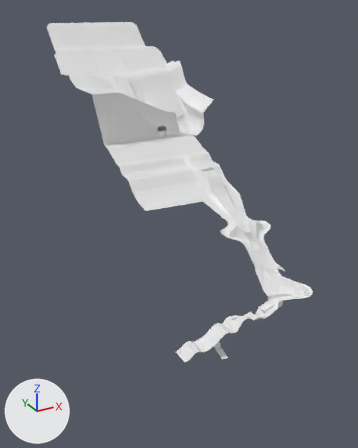
The FBX model Assets/Models/Environments/TrueLevel1/L1_v01.fbx as it was, and as the next commit left it.
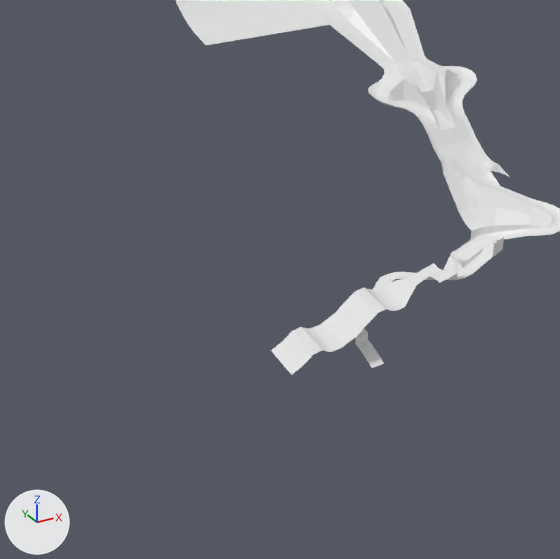
Each version is shown whole from a 50 mm lens placed at (-580.0, -1694.0, 50.0), pointed at (8.0, -625.0, -485.0), then close up on the part from 14% to 86% of the width and 42% to 100% of the height. The lights are fixed; the arrows at lower left show +X, +Y and +Z.

The older version as bpy lines, for what is in view:
```python
me_grid = bpy.data.meshes.new('Grid')
me_grid.from_pydata(...)  # 1836 vertices, 1838 faces; spans x -175.0..212.0, y -1011.0..15.0, z -640.0..0.0
me_grid.materials.append(mat_level1textures)  # white #e7e7e7
ob_grid = bpy.data.objects.new('Grid', me_grid)
ob_grid.location = (0.0, 0.0, 0.0)
```
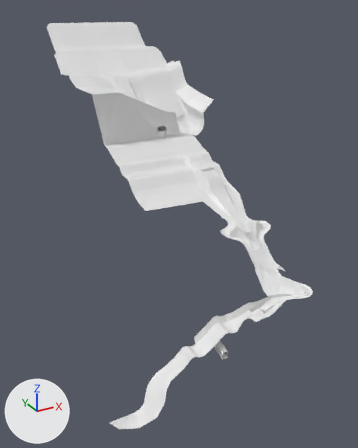
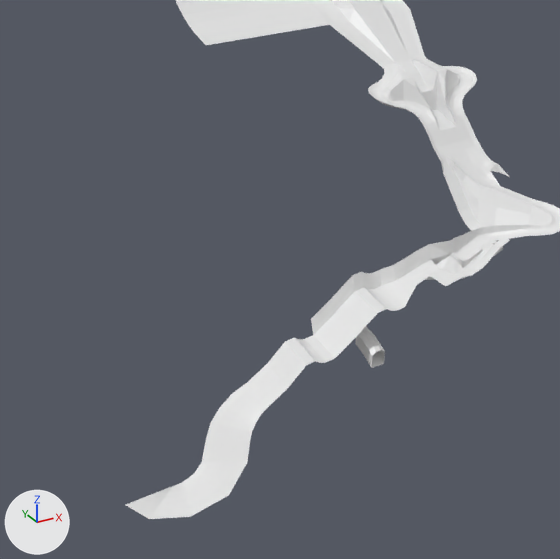
The change in detail:
me_grid is used by ob_grid; location (0.0, 0.0, 0.0).
me_grid had 1836 vertices, 1838 faces and spanned x -175.0..212.0, y -1011.0..15.0, z -640.0..0.0.
me_grid now has 2011 vertices, 2038 faces and spans x -348.0..212.0, y -1044.0..15.0, z -696.0..0.0.
Part 1, on me_grid:
2 faces are deleted.
35 vertices in x -151.0..-119.0, y -983.0..-942.0, z -610.0..-604.0 move by (-8.0, 0.0, -10.0).
6 vertices in x -163.0, y -983.0..-942.0, z -614.0 move by (-16.0, 0.0, -20.0).
6 vertices in x -175.0, y -983.0..-942.0, z -620.0 move by (-26.0, 0.0, -28.0).
1 vertex moves from x -119.0, y -942.0, z -609.0 to x -103.0, y -937.0, z -586.0.
101 vertices are added at x -348.0..36.0, y -1044.0..-921.0, z -696.0..-547.0.
37 new vertices lie (0.0, 0.0, 5.0) away from vertices in x -88.0..6.0, y -960.0..-916.0, z -623.0..-585.0.
9 new vertices lie (0.0, 5.0, 16.0) away from vertices in x -91.0..-35.0, y -949.0..-942.0, z -592.0..-581.0.
6 new vertices lie (0.0, 0.0, 15.0) away from vertices in x -88.0..-73.0, y -990.0..-970.0, z -640.0..-633.0.
6 new vertices lie (0.0, -10.0, 2.0) away from vertices in x -8.0..66.0, y -990.0..-985.0, z -570.0..-536.0.
5 new vertices lie (5.0, 0.0, 3.0) away from vertices in x -88.0, y -990.0..-952.0, z -625.0..-617.0.
5 new vertices lie (-5.0, 0.0, 3.0) away from vertices in x -73.0, y -990.0..-952.0, z -625.0..-617.0.
6 new vertices lie (16.0, 24.0, 2.0) away from vertices in x -278.0..-242.0, y -1022.0..-1001.0, z -664.0.
202 new faces join them.

Boxes (x1, y1, x2, y2) around the edits, measured in the close-ups (560 x 559 px):
'Grid', reshaped: before (176, 0, 560, 375); after (126, 0, 560, 519)
part 1 of me_grid, built on: before (271, 314, 357, 375); after (126, 231, 510, 519)
